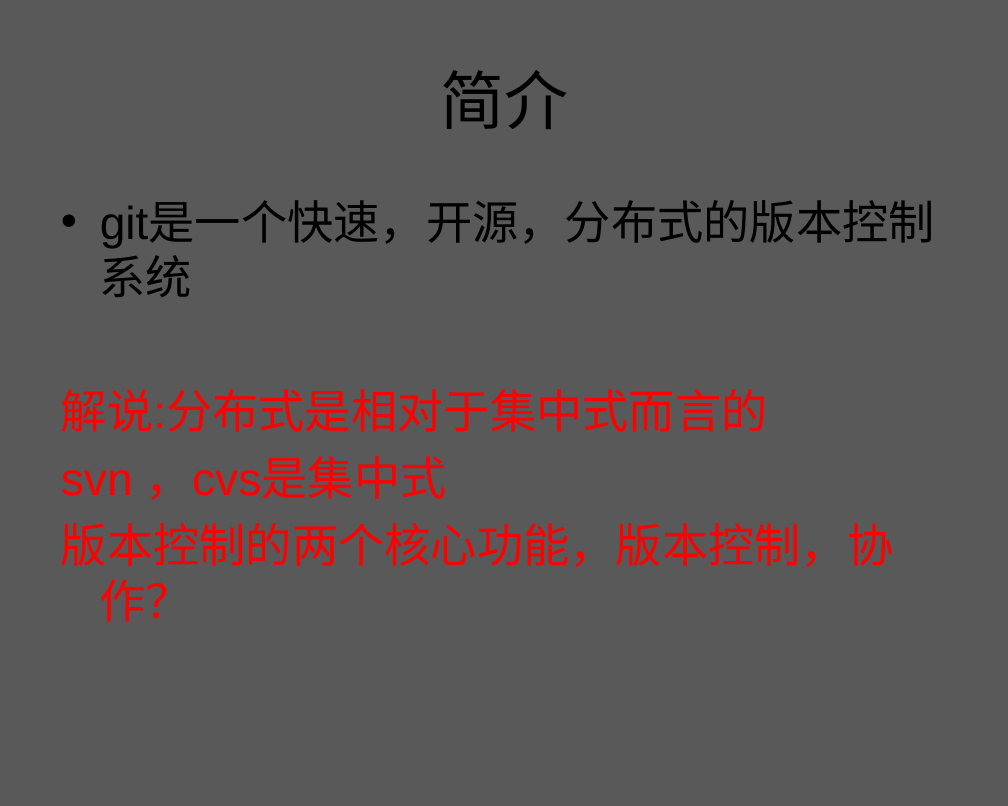
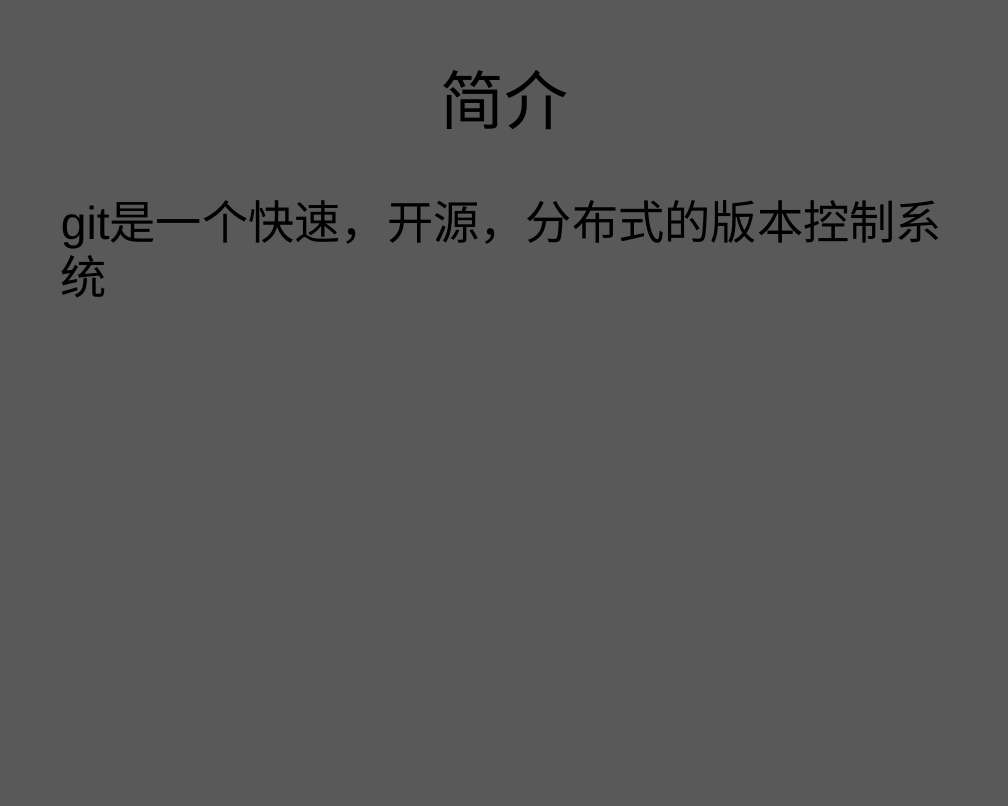
Before and after one commit to zhuxiaosheng/code, a slide deck: slide 8 of git.ppt. Drawn at 1008x806 pixels with LibreOffice and Linux fonts; fonts in the diff are those of the drawing; background and template pictures are left out. Boxes give left, top, right and bottom in pixels: in the first picture for what was removed or moved away, otherwise in the second. Text is boxed around its words. In the diff, an @@ line names an element or a change of style, - is before the commit and + after.

```diff
--- a/git.ppt
+++ b/git.ppt
@@ text "git是一个快速，开源，分布式的版本控制系统" at bbox=[61, 203, 942, 297]: bullet • to none @@
@@ text at bbox=[61, 389, 893, 622]: paragraphs removed @@
-解说:分布式是相对于集中式而言的
-svn ，cvs是集中式
-版本控制的两个核心功能，版本控制，协作？
```
Also in this commit, not shown: 28 other slides changed, 33 slides added, 16 slides removed.
